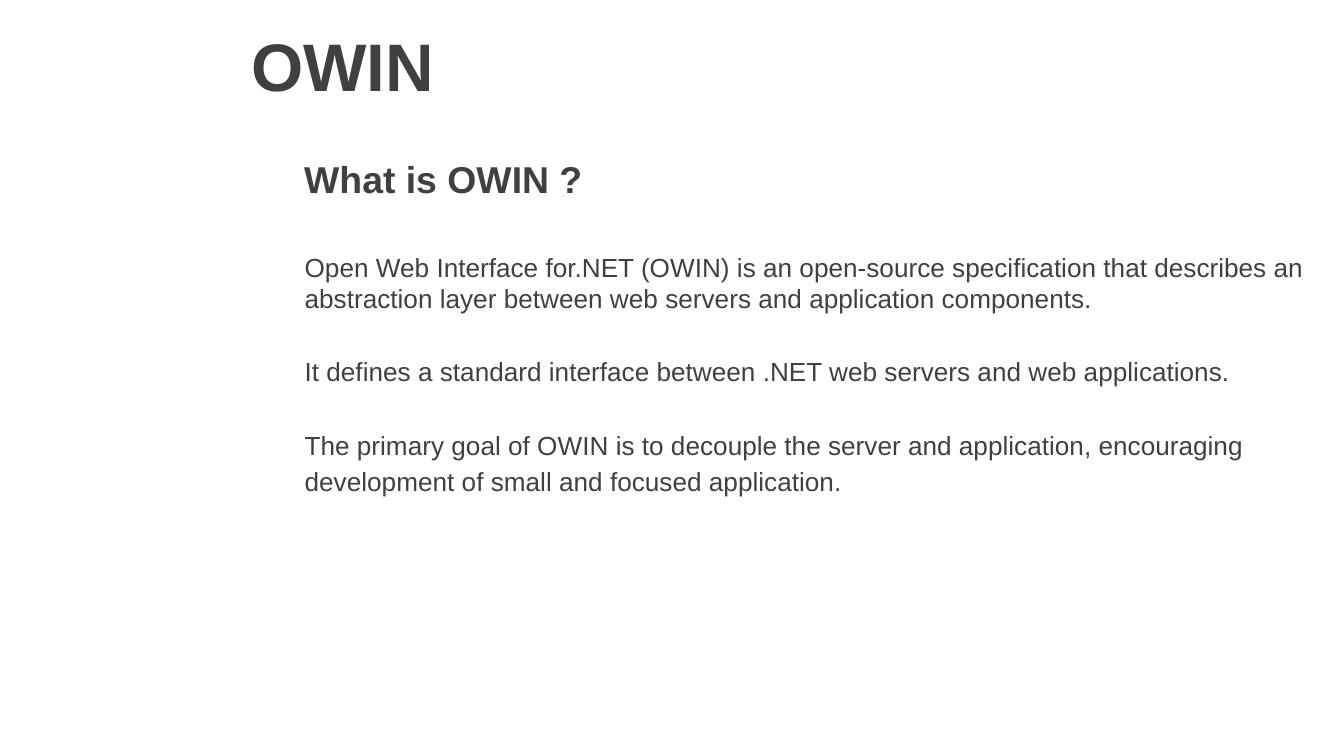
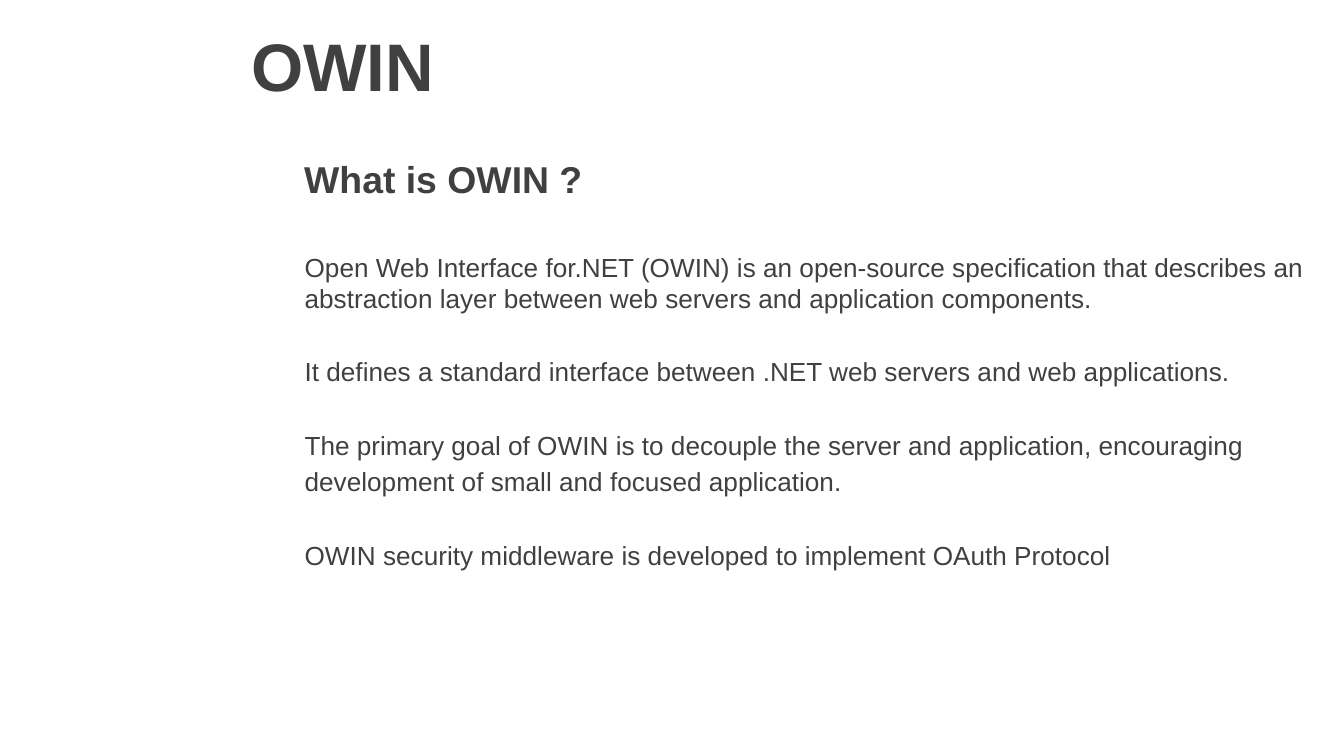
Before and after one commit to vgyureka/DotNetBig, a slide deck: slide 27 of webapiSecurity.pptx (slide 18 before the commit). Drawn at 1344x756 pixels with LibreOffice and Linux fonts; fonts in the diff are those of the drawing; background and template pictures are left out. Boxes give left, top, right and bottom in pixels: in the first picture for what was removed or moved away, otherwise in the second. Text is boxed around its words. In the diff, an @@ line names an element or a change of style, - is before the commit and + after.

Commit message:
Add files via upload
web api security - 9 MARCH 2019

```diff
--- a/webapiSecurity.pptx
+++ b/webapiSecurity.pptx
@@ text at bbox=[305, 546, 1110, 570]: paragraph added @@
+OWIN security middleware is developed to implement OAuth Protocol
```
Also in this commit, not shown: 2 other slides changed, 8 slides added.
